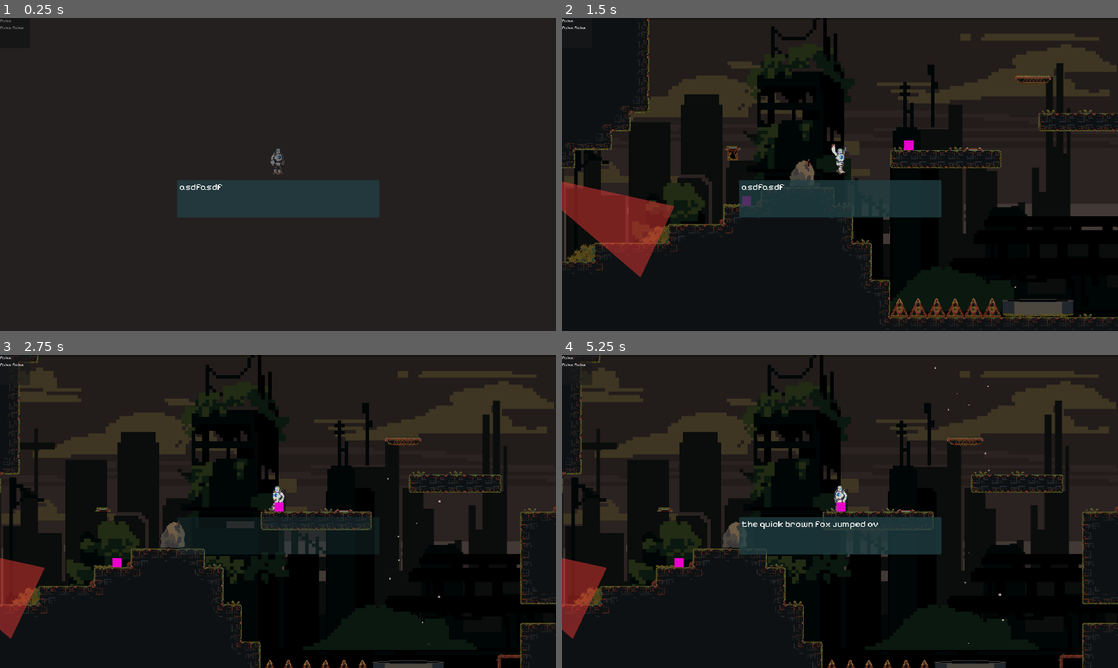
Above: before the commit, frames 1-4 (two rows, left to right).
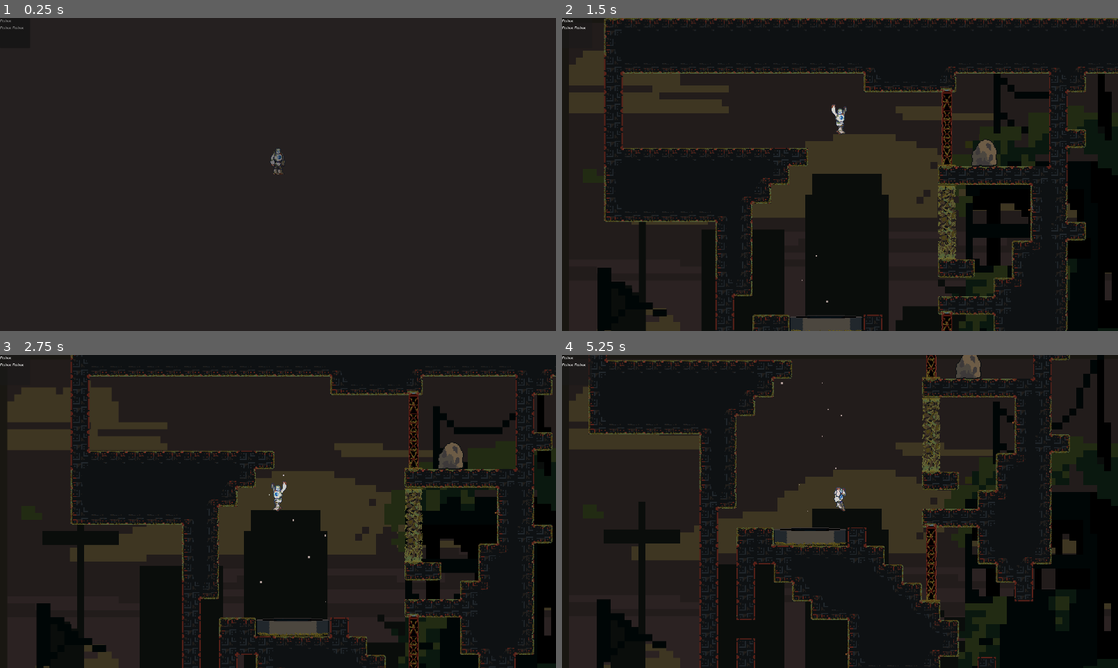
Above: after the commit, the same moments.

Repository: DevFTB/GMTK2024
Game: Godot game, scene res://main.tscn
Same seed, same stepped clock (60 frames per second), same inputs: the game is played once before the commit and once after it. Sound files missing from this copy of the repository are replaced by a short silence.
Inputs:
- Up to frame 1 (0.25 s): no input
- Up to frame 2 (1.5 s): hold F (interact) 0.53-1.28 s; hold D (move_right) from 0.53 s (still down); tap Space (jump) at 0.77 s; tap F (interact) at 1.35 s
- Up to frame 3 (2.75 s): tap Space (jump) at 1.52 s; release D (move_right) at 2.03 s; hold A (move_left) from 2.03 s (still down); hold R (punch) from 2.03 s (still down); tap F (interact) at 2.3 s
- Up to frame 4 (5.25 s): release A (move_left) at 2.78 s; release R (punch) at 2.78 s; hold D (move_right) 2.78-4.28 s; tap F (interact) at 2.85, 4.55 s; tap Space (jump) at 3.02, 3.77, 4.52 s; hold F (interact) 3.53-4.28 s; hold A (move_left) 4.28-5.03 s; tap R (punch) at 4.35 s; hold D (move_right) from 5.03 s (still down); hold F (interact) from 5.03 s (still down)

The runs differ from the first frame. In frame 1, 4.3% of the frame differs, in the area x 31-69%, y 51-64%; in frame 2, 42%, in the area x 0-100%, y 0-100%; in frame 3, 38%; in frame 4, 37%.

Commit message:
fixed powerable issues

Diff:
--- a/level/components/common/powerable.gd
+++ b/level/components/common/powerable.gd
@@ -6,9 +6,12 @@
 @export var powered := false
 @export var inverted_self: bool
 
+var is_controlled : bool = false
+
 func _ready() -> void:
-	set_power(powered)
+	set_power(powered, false)
 
-func set_power(incoming_power: bool) -> void:
-	powered = incoming_power != inverted_self
-	power_changed.emit(powered)
+func set_power(incoming_power: bool, authority:=true) -> void:
+	if (is_controlled and authority) or not is_controlled:
+		powered = incoming_power != inverted_self
+		power_changed.emit(powered)
--- a/level/components/puzzle_controls/puzzle_control.gd
+++ b/level/components/puzzle_controls/puzzle_control.gd
@@ -13,6 +13,7 @@
 	set_power(_powering)
 
 func _add_listener(powerable: Powerable) -> void:
+	powerable.is_controlled = true
 	power_changed.connect(powerable.set_power)
 
 func set_power(value: bool):
--- a/level/level_scenes/level9.tscn
+++ b/level/level_scenes/level9.tscn
@@ -292,6 +292,7 @@
 
 [node name="PressurePlate" parent="." node_paths=PackedStringArray("listeners") instance=ExtResource("20_r38fy")]
 position = Vector2(-368, -48)
+_powering = false
 listeners = [NodePath("../Components/MovingPlatform")]
 
 [node name="Door2" parent="." instance=ExtResource("16_smcaa")]
--- a/main.tscn
+++ b/main.tscn
@@ -43,12 +43,12 @@
 script = ExtResource("2_lml2l")
 levels = ExtResource("3_b3uhf")
 level_transition_screen = NodePath("../CanvasLayer/LevelTransitionScreen")
-start_level_name = "old_main"
-start_spawn_point = "SpawnPoint"
+start_level_name = "level9"
 
 [node name="Player" parent="World" groups=["manual"] instance=ExtResource("3_yqlic")]
 collision_mask = 27
 starting_skills = 31
+size_changed_cooldown = 0.4
 
 [node name="SpawnPoint" type="Node2D" parent="World"]
 
@@ -88,6 +88,7 @@
 
 [node name="StoryTextLabel" type="RichTextLabel" parent="CanvasLayer/GUI"]
 unique_name_in_owner = true
+visible = false
 z_index = 10
 layout_mode = 1
 anchors_preset = 8
